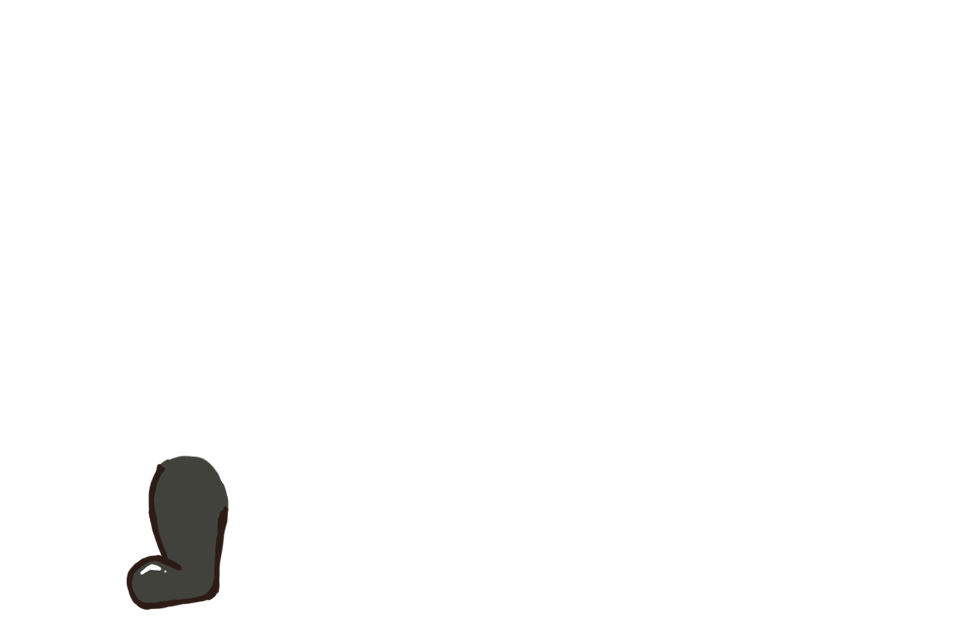
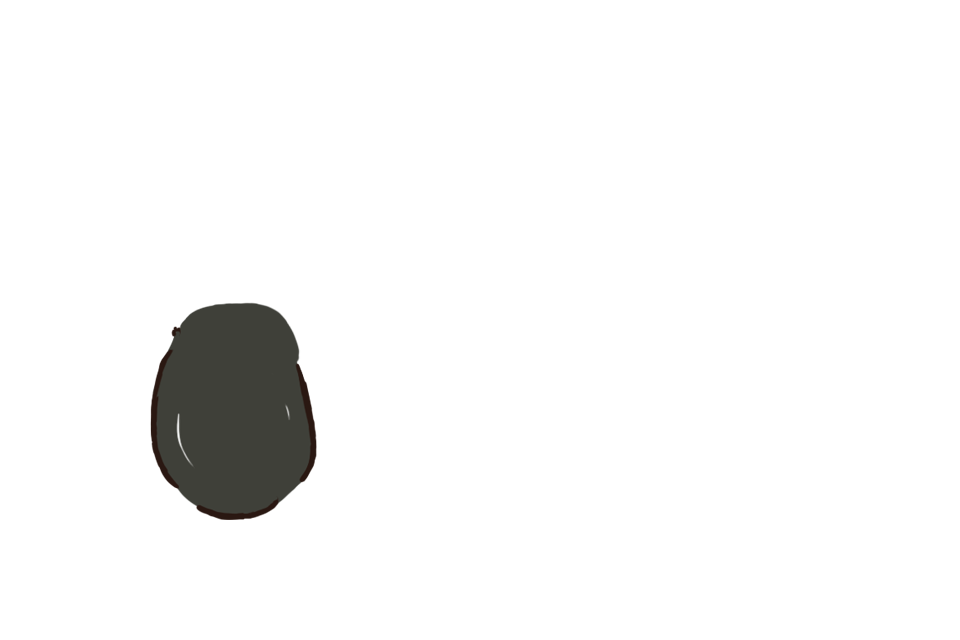
Layers edited between the first and the second (960, 640) image:
showed "Belly" over [150, 302, 317, 520]
hid "Left Leg" over [126, 455, 229, 610]
